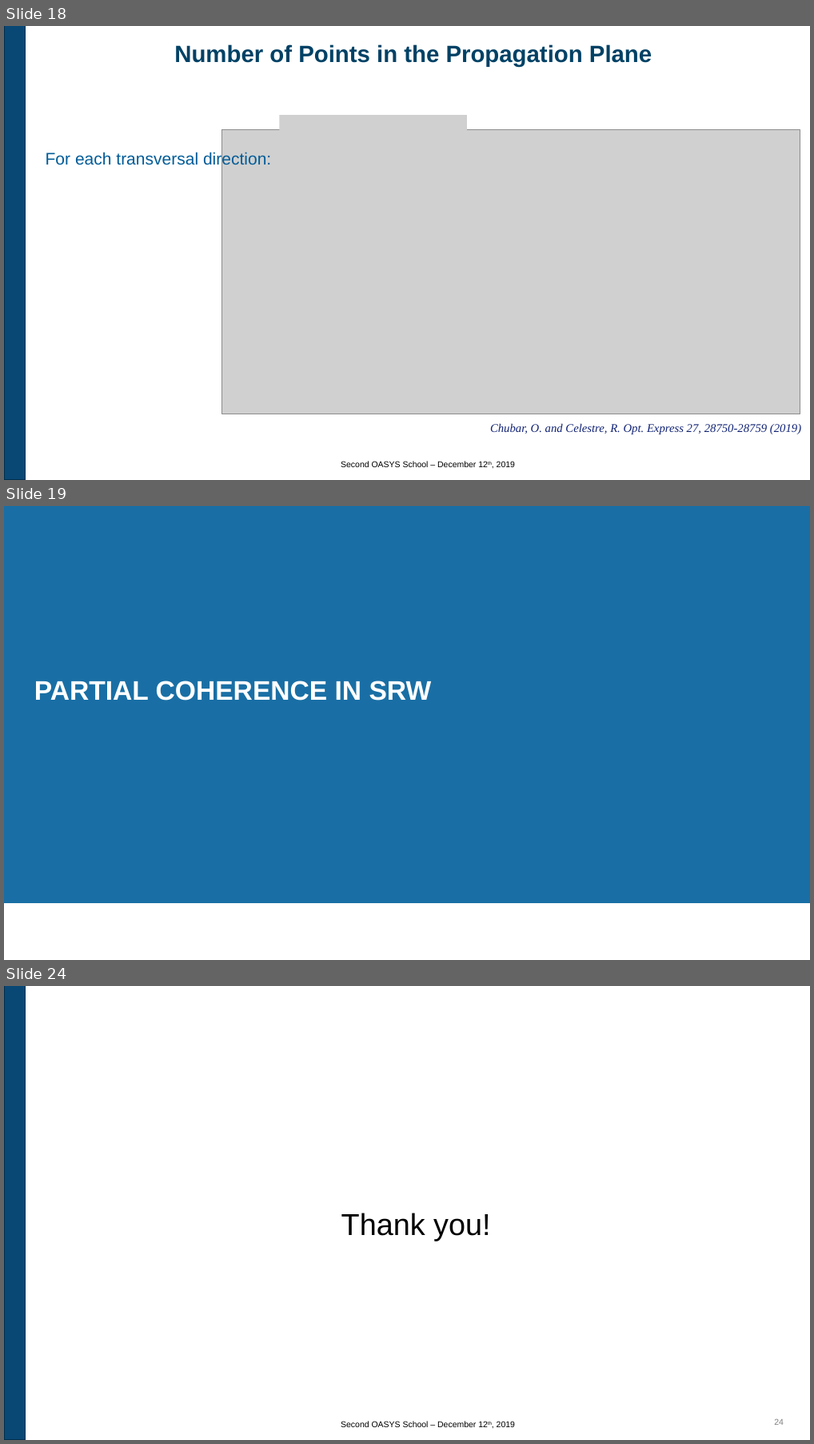
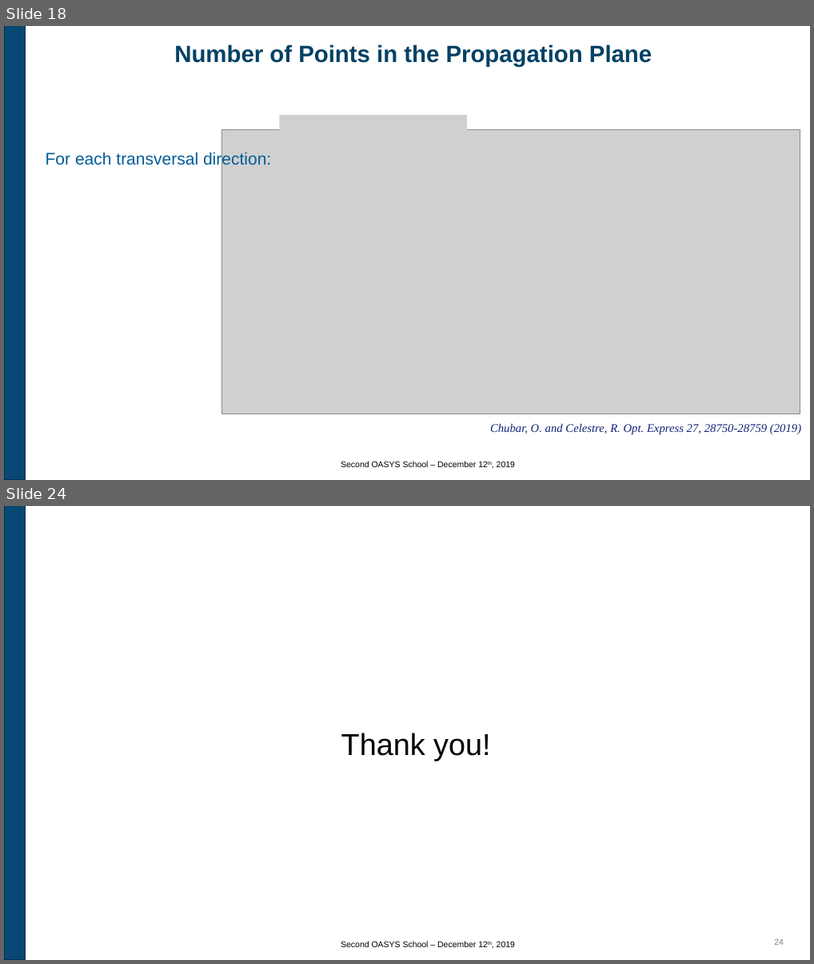
Before and after one commit to oasys-kit/oasys_school, a slide deck: second/slides/2_Introduction_to_SRW.pptx. Shown one above the other, each under a label of ours: slides 18, 19 and 24 before the commit, slides 18 and 24 after it; the slides between them are not shown. The pictures are 814x1444 and 814x964 pixels, drawn with LibreOffice and Linux fonts; fonts in the diff are those of the drawing; grey boxes stand for pictures; background and template pictures are left out. Boxes give left, top, right and bottom in pixels: in the first picture for what was removed or moved away, otherwise in the second. Text is boxed around its words. In the diff, an @@ line names an element or a change of style, - is before the commit and + after.

```diff
--- a/second/slides/2_Introduction_to_SRW.pptx
+++ b/second/slides/2_Introduction_to_SRW.pptx
@@ slide 19 removed at <box>4,506,810,960</box>, background picture (left out) @@
@@ text removed at <box>4,506,810,903</box> @@
-PARTIAL COHERENCE IN SRW
```
Also in this commit, not shown: 7 slides changed, 4 slides added, 3 other slides removed, 1 other file.
